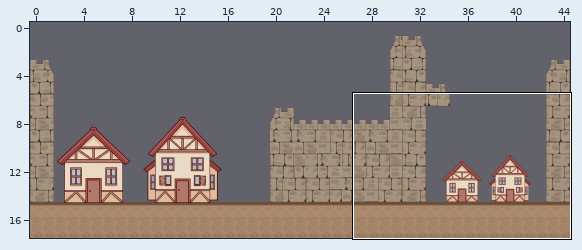
Two versions of a level (Tiled map, Assets/Maps/Nexo.tmx). The picture above shows the old version from afar; the outline marks the close-up.
Close-up. Before:
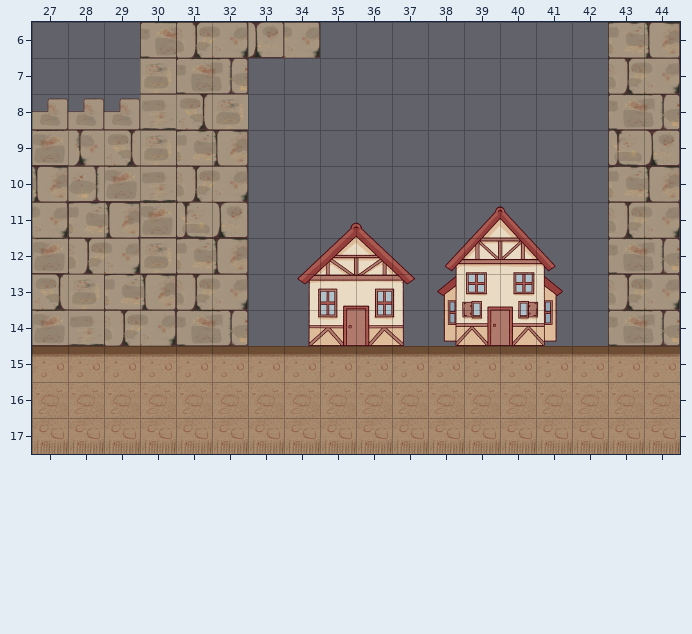
Cells are 128x128 px. Shown: x 27..44, y 6..17. The commit also changed other parts of the map, which this record leaves out.
Once edited:
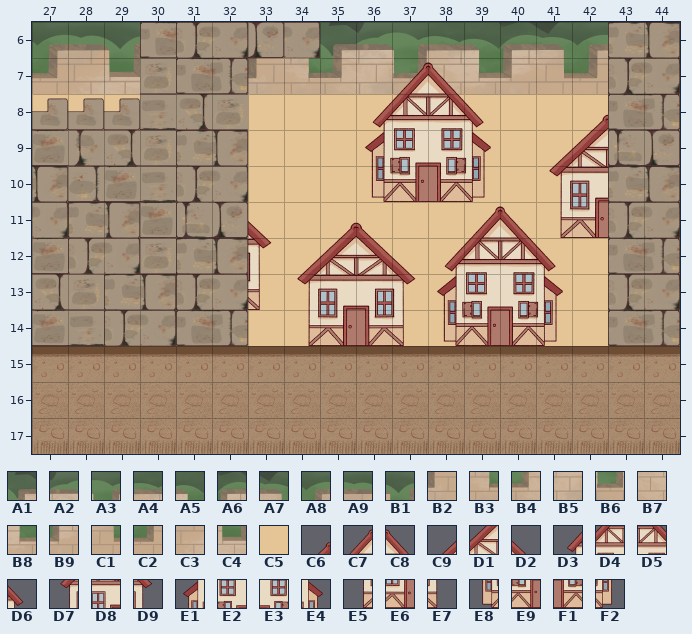
Key: from "Fondo_Exterior_Castillo": A1 95, A2 96, A3 97, A4 98, A5 99, A6 100, A7 101, A8 102, A9 103, B1 104, B2 108, B3 109, B4 110, B5 111, B6 112, B7 113, B8 114, B9 115, C1 116, C2 117, C3 118, C4 119; from "Muralla": C5 105; from "Village": C6 1, C7 5, C8 6, C9 8, D1 9, D2 11, D3 12, D4 13, D5 14, D6 15, D7 16, D8 17, D9 19, E1 20, E2 21, E3 22, E4 23, E5 24, E6 25, E7 27, E8 28, E9 29, F1 30, F2 31.
__ is an empty cell.
Tiles of an added or newly shown layer are drawn over the layers below it.
The exact change:
Layer "Fondo" (added):
y 6: x 27..29 __ __ __ -> A8 A9 B1; x 35..42 __ __ __ __ __ __ __ __ -> A1 A2 A3 A4 A5 A6 A7 A8
y 7: x 27..29 __ __ __ -> C2 C3 C4; x 33..42 __ __ __ __ __ __ __ __ __ __ -> B2 B3 B4 B5 B6 B7 B8 B9 C1 C2
y 8: x 27..29 __ __ __ -> C5 C5 C5; x 33..42 __ __ __ __ __ __ __ __ __ __ -> C5 C5 C5 C5 C5 C5 C5 C5 C5 C5
y 9: x 33..36 __ __ __ __ -> C5 C5 C5 C5; x 38..42 __ __ __ __ __ -> C5 C5 C5 C5 C5
y 10..12: x 33..42 __ __ __ __ __ __ __ __ __ __ -> C5 C5 C5 C5 C5 C5 C5 C5 C5 C5
y 13..14: x 33..34 __ __ -> C5 C5; x 37..38 __ __ -> C5 C5; x 41..42 __ __ -> C5 C5
Layer "Suelo":
y 7: x 37..38 __ __ -> C7 C8
y 8: x 36..39 __ __ __ __ -> D3 D4 D5 D6; x 42 __ -> C6
y 9: x 36..39 __ __ __ __ -> E1 E2 E3 E4; x 41..42 __ __ -> C9 D1
y 10: x 36..39 __ __ __ __ -> E8 E9 F1 F2; x 41..42 __ __ -> D7 D8
y 11: x 33 __ -> D2; x 41..42 __ __ -> E5 E6
y 12: x 33 __ -> D9
y 13: x 33 __ -> E7
